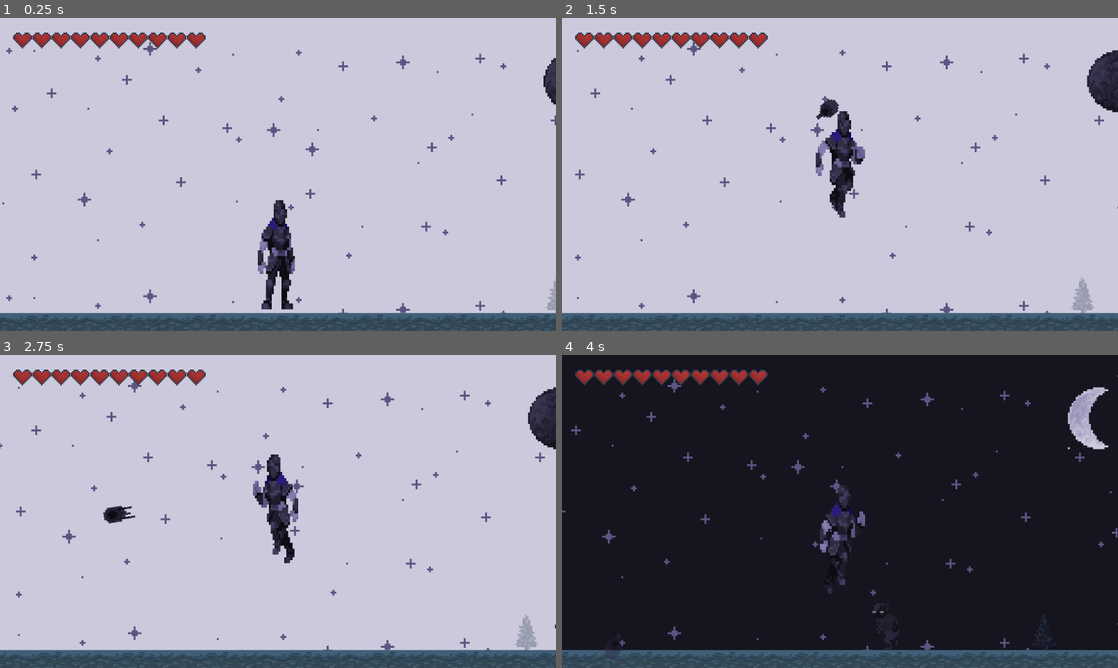
Above: before the commit, frames 1-4 (two rows, left to right).
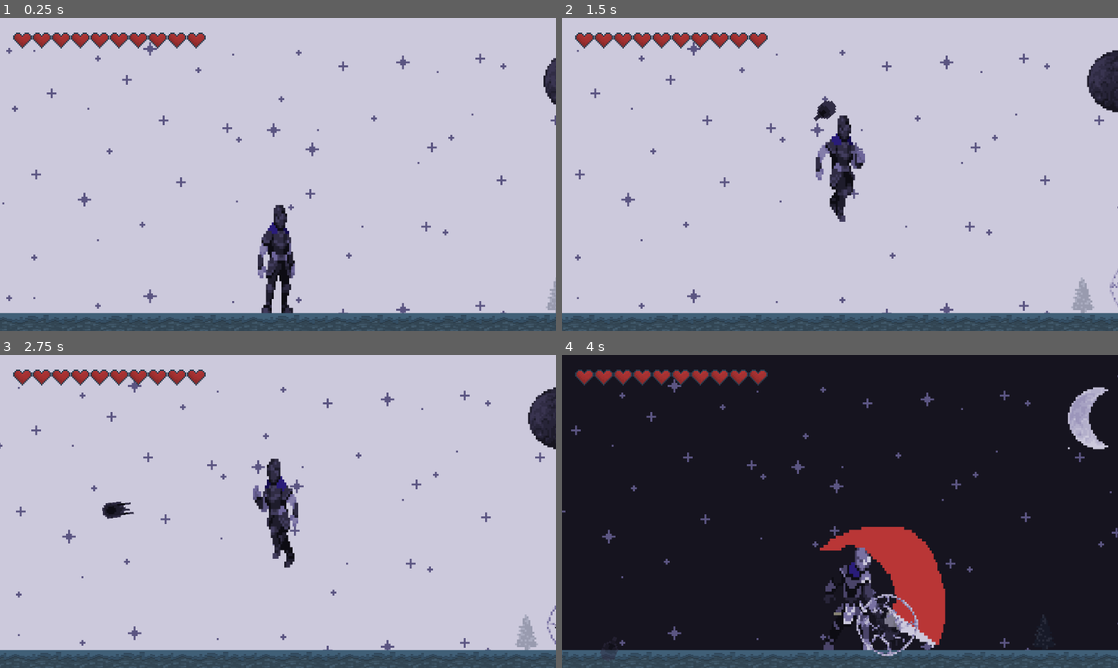
Above: after the commit, the same moments.

Repository: hugoc7/AbyssGameJam
Game: Godot game, scene res://levels/Level_Designtest.tscn
Two runs of this game, one before a commit and one after it. Both use one fixed random seed, a clock stepped at 60 frames per second and the inputs below. This scene is started directly instead of the project's main scene.
Inputs (mouse positions are in pixels of both pictures, inside the frame that each line leads up to):
- Up to frame 1 (0.25 s): no input
- Up to frame 2 (1.5 s): move the mouse to (962, 158) at 0.52 s; hold Right mouse button (attack_range) 0.53-1.28 s; hold D (move_right) from 0.53 s (still down); tap W (jump) at 0.77, 0.8, 1.07, 1.35 s; move the mouse to (728, 190) at 1.27 s
- Up to frame 3 (2.75 s): tap W (jump) at 1.52, 1.82, 2.3 s; right-click (166, 527) at 1.55 s; move the mouse to (333, 442) at 2.02 s; release D (move_right) at 2.03 s; hold A (move_left) from 2.03 s (still down); hold Right mouse button (attack_range) from 2.03 s (still down)
- Up to frame 4 (4 s): move the mouse to (812, 574) at 2.77 s; release A (move_left) at 2.78 s; release Right mouse button (attack_range) at 2.78 s; hold D (move_right) from 2.78 s (still down); click (812, 574) at 2.85 s; tap W (jump) at 3.02, 3.32, 3.77, 3.8 s; right-click (812, 574) at 3.05 s; move the mouse to (1006, 558) at 3.52 s; tap Space (switch_level_color) at 3.6 s

The runs differ from the first frame. In frame 1, 0.9% of the frame differs, in the area x 46-54%, y 58-95%; in frame 2, 1.0%; in frame 3, 1.2%; in frame 4, 5.9%, in the area x 6-84%, y 41-98%.

Commit message:
Fix some bugs + Push Shield

Diff:
--- /dev/null
+++ b/enemy/Shield/Animations/Shield_SpriteFrame.tres
@@ -0,0 +1,155 @@
+[gd_resource type="SpriteFrames" load_steps=23 format=3 uid="uid://bw87b6nxo3alb"]
+
+[ext_resource type="Texture2D" uid="uid://bp055qfiehuo" path="res://enemy/Shield/Animations/Shield_Noir_Explosion.png" id="1_1istv"]
+[ext_resource type="Texture2D" uid="uid://2rfim6aes8rq" path="res://enemy/Shield/Animations/Shield_Blanc_Explosion.png" id="2_7yjc4"]
+[ext_resource type="Texture2D" uid="uid://djxiwim5bl0vf" path="res://enemy/Shield/Animations/Shield_Noir_Loop.png" id="3_nfqjl"]
+[ext_resource type="Texture2D" uid="uid://oq1n1leu74km" path="res://enemy/Shield/Animations/Shield_Blanc_Loop.png" id="4_enj1t"]
+
+[sub_resource type="AtlasTexture" id="AtlasTexture_bggrp"]
+atlas = ExtResource("1_1istv")
+region = Rect2(0, 0, 32, 32)
+
+[sub_resource type="AtlasTexture" id="AtlasTexture_2oq3b"]
+atlas = ExtResource("1_1istv")
+region = Rect2(32, 0, 32, 32)
+
+[sub_resource type="AtlasTexture" id="AtlasTexture_61wlo"]
+atlas = ExtResource("1_1istv")
+region = Rect2(64, 0, 32, 32)
+
+[sub_resource type="AtlasTexture" id="AtlasTexture_frey7"]
+atlas = ExtResource("1_1istv")
+region = Rect2(96, 0, 32, 32)
+
+[sub_resource type="AtlasTexture" id="AtlasTexture_jns5b"]
+atlas = ExtResource("1_1istv")
+region = Rect2(128, 0, 32, 32)
+
+[sub_resource type="AtlasTexture" id="AtlasTexture_aophn"]
+atlas = ExtResource("2_7yjc4")
+region = Rect2(0, 0, 32, 32)
+
+[sub_resource type="AtlasTexture" id="AtlasTexture_nvnx8"]
+atlas = ExtResource("2_7yjc4")
+region = Rect2(32, 0, 32, 32)
+
+[sub_resource type="AtlasTexture" id="AtlasTexture_nipnt"]
+atlas = ExtResource("2_7yjc4")
+region = Rect2(64, 0, 32, 32)
+
+[sub_resource type="AtlasTexture" id="AtlasTexture_vortv"]
+atlas = ExtResource("2_7yjc4")
+region = Rect2(96, 0, 32, 32)
+
+[sub_resource type="AtlasTexture" id="AtlasTexture_caog1"]
+atlas = ExtResource("2_7yjc4")
+region = Rect2(128, 0, 32, 32)
+
+[sub_resource type="AtlasTexture" id="AtlasTexture_wwwst"]
+atlas = ExtResource("3_nfqjl")
+region = Rect2(0, 0, 32, 32)
+
+[sub_resource type="AtlasTexture" id="AtlasTexture_sl8ew"]
+atlas = ExtResource("3_nfqjl")
+region = Rect2(32, 0, 32, 32)
+
+[sub_resource type="AtlasTexture" id="AtlasTexture_2a6bg"]
+atlas = ExtResource("3_nfqjl")
+region = Rect2(64, 0, 32, 32)
+
+[sub_resource type="AtlasTexture" id="AtlasTexture_4i3ia"]
+atlas = ExtResource("3_nfqjl")
+region = Rect2(96, 0, 32, 32)
+
+[sub_resource type="AtlasTexture" id="AtlasTexture_mvyyi"]
+atlas = ExtResource("4_enj1t")
+region = Rect2(0, 0, 32, 32)
+
+[sub_resource type="AtlasTexture" id="AtlasTexture_7wcno"]
+atlas = ExtResource("4_enj1t")
+region = Rect2(32, 0, 32, 32)
+
+[sub_resource type="AtlasTexture" id="AtlasTexture_51wge"]
+atlas = ExtResource("4_enj1t")
+region = Rect2(64, 0, 32, 32)
+
+[sub_resource type="AtlasTexture" id="AtlasTexture_nnjrb"]
+atlas = ExtResource("4_enj1t")
+region = Rect2(96, 0, 32, 32)
+
+[resource]
+animations = [{
+"frames": [{
+"duration": 1.0,
+"texture": SubResource("AtlasTexture_bggrp")
+}, {
+"duration": 1.0,
+"texture": SubResource("AtlasTexture_2oq3b")
+}, {
+"duration": 1.0,
+"texture": SubResource("AtlasTexture_61wlo")
+}, {
+"duration": 1.0,
+"texture": SubResource("AtlasTexture_frey7")
+}, {
+"duration": 1.0,
+"texture": SubResource("AtlasTexture_jns5b")
+}],
+"loop": true,
+"name": &"explosion_black",
+"speed": 5.0
+}, {
+"frames": [{
+"duration": 1.0,
+"texture": SubResource("AtlasTexture_aophn")
+}, {
+"duration": 1.0,
+"texture": SubResource("AtlasTexture_nvnx8")
+}, {
+"duration": 1.0,
+"texture": SubResource("AtlasTexture_nipnt")
+}, {
+"duration": 1.0,
+"texture": SubResource("AtlasTexture_vortv")
+}, {
+"duration": 1.0,
+"texture": SubResource("AtlasTexture_caog1")
+}],
+"loop": true,
+"name": &"explosion_white",
+"speed": 5.0
+}, {
+"frames": [{
+"duration": 1.0,
+"texture": SubResource("AtlasTexture_wwwst")
+}, {
+"duration": 1.0,
+"texture": SubResource("AtlasTexture_sl8ew")
+}, {
+"duration": 1.0,
+"texture": SubResource("AtlasTexture_2a6bg")
+}, {
+"duration": 1.0,
+"texture": SubResource("AtlasTexture_4i3ia")
+}],
+"loop": true,
+"name": &"loop_black",
+"speed": 5.0
+}, {
+"frames": [{
+"duration": 1.0,
+"texture": SubResource("AtlasTexture_mvyyi")
+}, {
+"duration": 1.0,
+"texture": SubResource("AtlasTexture_7wcno")
+}, {
+"duration": 1.0,
+"texture": SubResource("AtlasTexture_51wge")
+}, {
+"duration": 1.0,
+"texture": SubResource("AtlasTexture_nnjrb")
+}],
+"loop": true,
+"name": &"loop_white",
+"speed": 5.0
+}]
--- /dev/null
+++ b/enemy/Shield/SFX/Shield_Blocked_SFX.tres
@@ -0,0 +1,14 @@
+[gd_resource type="AudioStreamRandomizer" load_steps=4 format=3 uid="uid://p0kyou56vhig"]
+
+[ext_resource type="AudioStream" uid="uid://bv3bdap3lk137" path="res://enemy/Shield/SFX/Shield_BlockedAttackSFX1.wav" id="1_3kl3n"]
+[ext_resource type="AudioStream" uid="uid://136amh2cnclu" path="res://enemy/Shield/SFX/Shield_BlockedAttackSFX2.wav" id="2_3ya0u"]
+[ext_resource type="AudioStream" uid="uid://n52fs0ldp4s1" path="res://enemy/Shield/SFX/Shield_BlockedAttackSFX3.wav" id="3_cdo0x"]
+
+[resource]
+streams_count = 3
+stream_0/stream = ExtResource("1_3kl3n")
+stream_0/weight = 1.0
+stream_1/stream = ExtResource("2_3ya0u")
+stream_1/weight = 1.0
+stream_2/stream = ExtResource("3_cdo0x")
+stream_2/weight = 1.0
--- /dev/null
+++ b/enemy/Shield/Shield.gd
@@ -0,0 +1,56 @@
+extends Node2D
+
+var color_as_text = "white"
+var enabled : bool = false
+var shieldhealth = 10
+
+var Owner : Node
+
+var is_exploding = false
+
+
+func _create_shield(health : int, color : Enums.LightColor):
+	Level.Game_Manager.level_color_state_changed.connect(_on_background_color_changed)
+	enabled = true
+	match color:
+		Enums.LightColor.WHITE:
+			color_as_text = "white"
+		Enums.LightColor.BLACK:
+			color_as_text = "black"
+	shieldhealth = health
+	$Sprite.visible = true
+	set_animation("loop")
+	$Sprite.play()
+
+func take_damage(damage : int):
+	shieldhealth -= damage
+	if shieldhealth <= 0:
+		_shield_destroy()
+
+func set_animation(anim: String):
+	$Sprite.animation = anim + "_" + color_as_text
+
+func _shield_destroy():
+	enabled = false
+	is_exploding = true
+	$Shield_Destroyed_SFX.play()
+	set_animation("explosion")
+
+func _on_background_color_changed(bkg_color: Enums.LightColor):
+	match bkg_color:
+		Enums.LightColor.BLACK:
+			_change_color("black")
+		Enums.LightColor.WHITE:
+			_change_color("white")
+
+func _change_color(color : String):
+	if color == color_as_text:
+		$Sprite.self_modulate.a = 0.5
+	else:
+		$Sprite.self_modulate.a = 1
+
+
+func _on_sprite_animation_looped():
+	if is_exploding:
+		$Sprite.visible = false
+		$Sprite.stop()
--- /dev/null
+++ b/enemy/Shield/Shield.tscn
@@ -0,0 +1,19 @@
+[gd_scene load_steps=4 format=3 uid="uid://b1q47a4hjg4jq"]
+
+[ext_resource type="Script" path="res://enemy/Shield/Shield.gd" id="1_adk4x"]
+[ext_resource type="SpriteFrames" uid="uid://bw87b6nxo3alb" path="res://enemy/Shield/Animations/Shield_SpriteFrame.tres" id="2_igs33"]
+[ext_resource type="AudioStream" uid="uid://3r1gkjwn0lsx" path="res://enemy/Shield/SFX/Shield_ExplosionSFX.wav" id="3_0evub"]
+
+[node name="Shield" type="Node2D"]
+script = ExtResource("1_adk4x")
+
+[node name="Sprite" type="AnimatedSprite2D" parent="."]
+visible = false
+sprite_frames = ExtResource("2_igs33")
+animation = &"loop_black"
+
+[node name="Shield_Destroyed_SFX" type="AudioStreamPlayer2D" parent="."]
+stream = ExtResource("3_0evub")
+volume_db = 10.0
+
+[connection signal="animation_looped" from="Sprite" to="." method="_on_sprite_animation_looped"]
--- a/enemy/contact/enemy_contact.gd
+++ b/enemy/contact/enemy_contact.gd
@@ -12,6 +12,9 @@
 @export var damage : int = 10
 @export var attack_range : float = 200
 @export var life = 20
+@export var shielded = false
+@export var shield_health = 10
+@export var shield_color = Enums.LightColor.WHITE
 @export var die_vfx : PackedScene
 
 var is_in_cooldown = false
@@ -20,6 +23,7 @@
 var is_attacked = false
 var color_as_text = "white"
 @onready var sprite : AnimatedSprite2D = $Sprite
+@onready var shield = $Shield
 
 func take_damage(damage_taken: int):
 	if is_dying:
@@ -56,10 +60,12 @@
 		set_process(false)
 		return
 
+	if shielded:
+		shield._create_shield(shield_health, shield_color)
+
 	sprite.play(sprite.animation)
 	$CooldownTimer.timeout.connect(_on_cooldown_timeout)
 	$AttackTimer.timeout.connect(_attack_player)
-
 
 func _on_background_color_changed(bkg_color: Enums.LightColor):
 	match bkg_color:
--- a/enemy/contact/enemy_contact.tscn
+++ b/enemy/contact/enemy_contact.tscn
@@ -17,6 +17,7 @@
 [ext_resource type="AudioStream" uid="uid://d0qhw2db81mnm" path="res://enemy/contact/SFX/Zombie_DeathSFX.tres" id="15_eqqxh"]
 [ext_resource type="AudioStream" uid="uid://q5phd7r6pldm" path="res://enemy/contact/SFX/Zombie_HitSFX.tres" id="16_j4rv1"]
 [ext_resource type="AudioStream" uid="uid://8a43a8tg3dmk" path="res://enemy/contact/SFX/Zombie_EffortSFX.tres" id="16_mieio"]
+[ext_resource type="PackedScene" uid="uid://b1q47a4hjg4jq" path="res://enemy/Shield/Shield.tscn" id="18_wa0yc"]
 
 [sub_resource type="Gradient" id="Gradient_auxh5"]
 colors = PackedColorArray(1, 1, 0.317647, 1, 0, 0, 0, 1)
@@ -547,6 +548,9 @@
 white_texture = ExtResource("4_a1kmb")
 black_texture = ExtResource("3_gj8y7")
 life = 10
+shielded = null
+shield_health = null
+shield_color = null
 die_vfx = ExtResource("4_wrjxc")
 
 [node name="PointLight2D" type="PointLight2D" parent="."]
@@ -561,11 +565,6 @@
 position = Vector2(0, 14)
 shape = SubResource("CapsuleShape2D_okoi0")
 
-[node name="Sprite" type="AnimatedSprite2D" parent="."]
-scale = Vector2(4, 4)
-sprite_frames = SubResource("SpriteFrames_xi85a")
-animation = &"atk_black"
-
 [node name="CooldownTimer" type="Timer" parent="."]
 one_shot = true
 
@@ -584,4 +583,14 @@
 
 [node name="AttackedTimer" type="Timer" parent="."]
 
+[node name="Sprite" type="AnimatedSprite2D" parent="."]
+self_modulate = Color(1, 1, 1, 0.5)
+scale = Vector2(4, 4)
+sprite_frames = SubResource("SpriteFrames_xi85a")
+animation = &"idle_white"
+
+[node name="Shield" parent="." instance=ExtResource("18_wa0yc")]
+position = Vector2(-1, 13)
+scale = Vector2(4, 4)
+
 [connection signal="animation_looped" from="Sprite" to="." method="_on_sprite_animation_loop"]
--- a/game_manager/game_manager.gd
+++ b/game_manager/game_manager.gd
@@ -25,11 +25,13 @@
 	#$ParallaxBackground/ParallaxLayer/Background.update_color(level_color_state)
 	emit_signal("level_color_state_changed", level_color_state)
 
+func _init():
+	Level.Game_Manager = self
+
 func _ready():
 	for enemy in $Enemy.get_children():
 		level_color_state_changed.connect(enemy._on_background_color_changed)
 	$Player.life_changed.connect(_on_life_changed)
-	Level.Game_Manager = self
 
 
 func _on_life_changed(life: int):
--- a/levels/Level_Designtest.tscn
+++ b/levels/Level_Designtest.tscn
@@ -25,7 +25,6 @@
 
 [node name="HUgo" type="Node2D"]
 script = ExtResource("1_dhjyw")
-world_rect = null
 main_menu = ExtResource("2_7e8bt")
 
 [node name="ParallaxBackground" type="ParallaxBackground" parent="."]
@@ -173,6 +172,9 @@
 player = NodePath("../../Player")
 attack_range = 100.0
 life = 20
+shielded = true
+shield_health = 10
+shield_color = 0
 
 [node name="EnemyContact4" parent="Enemy" node_paths=PackedStringArray("player") instance=ExtResource("8_wx56g")]
 position = Vector2(1976, 531)
@@ -219,4 +221,5 @@
 region_enabled = true
 region_rect = Rect2(-846.862, 0, 1420.86, 32)
 
+[connection signal="level_color_state_changed" from="." to="Player" method="_on_background_color_changed"]
 [connection signal="life_changed" from="Player" to="HUD" method="_on_player_life_changed"]
--- a/levels/level1.tscn
+++ b/levels/level1.tscn
@@ -17,7 +17,6 @@
 
 [node name="Level" type="Node2D"]
 script = ExtResource("1_et40t")
-world_rect = null
 
 [node name="PlayerSpawn" type="Marker2D" parent="."]
 position = Vector2(120, 390)
@@ -47,10 +46,16 @@
 [node name="EnemyContact" parent="Enemy" instance=ExtResource("5_mowys")]
 position = Vector2(843, 262)
 life = 200
+shielded = null
+shield_health = null
+shield_color = null
 
 [node name="EnemyContact2" parent="Enemy" instance=ExtResource("5_mowys")]
 position = Vector2(518, 307)
 color = 1
+shielded = null
+shield_health = null
+shield_color = null
 
 [node name="HUD" parent="." instance=ExtResource("7_vfnx0")]
 
--- a/player/player.gd
+++ b/player/player.gd
@@ -30,7 +30,10 @@
 func take_damage(damage: int):
 	if state == DYING:
 		return
-	life -= damage
+
+	if not is_invincible:
+		life -= damage
+
 	if life < 0:
 		life = 0
 		state = DYING
@@ -49,13 +52,22 @@
 	$EffortSFX.play()
 	if other_areas.is_empty():
 		$SwordMissSound.play()
-	else:
-		$SwordHitSound.play()
+
 
 	for area in other_areas:
 		if area.has_method("take_damage"):
-			if area.color_as_text == color_as_text :
+			if area.has_node("Shield"):
+				if area.shield.enabled == true:
+					if area.shield.color_as_text == color_as_text:
+						area.shield.take_damage(damage)
+					else:
+						$ShieldHitSFX.play()
+				elif area.color_as_text == color_as_text :
+					area.take_damage(damage)
+					$SwordHitSound.play()
+			elif area.color_as_text == color_as_text :
 				area.take_damage(damage)
+				$SwordHitSound.play()
 
 func range_attack():
 	var fireball_instance : Projectile = fireball.instantiate()
--- a/player/player.tscn
+++ b/player/player.tscn
@@ -19,6 +19,7 @@
 [ext_resource type="AudioStream" uid="uid://s4rq5kdjho0g" path="res://player/sound/Character_DeathSFX.wav" id="16_x4a8t"]
 [ext_resource type="AudioStream" uid="uid://ciu74snxcg8ok" path="res://player/sound/Character_EffortSFX.tres" id="17_rfjf8"]
 [ext_resource type="AudioStream" uid="uid://g6qm4s3atdvn" path="res://player/sound/Character_HitSFX.tres" id="18_papte"]
+[ext_resource type="AudioStream" uid="uid://p0kyou56vhig" path="res://enemy/Shield/SFX/Shield_Blocked_SFX.tres" id="20_3tpcg"]
 
 [sub_resource type="Gradient" id="Gradient_o247o"]
 colors = PackedColorArray(1, 1, 0.317647, 1, 0, 0, 0, 1)
@@ -727,7 +728,7 @@
 }]
 
 [sub_resource type="RectangleShape2D" id="RectangleShape2D_7urbb"]
-size = Vector2(282.418, 171)
+size = Vector2(273.339, 218)
 
 [node name="Player" type="CharacterBody2D"]
 collision_mask = 12
@@ -743,7 +744,7 @@
 height = 100.0
 
 [node name="CollisionShape2D" type="CollisionShape2D" parent="."]
-position = Vector2(-1, 0)
+position = Vector2(0, -9)
 shape = SubResource("CapsuleShape2D_2jslw")
 
 [node name="Body" type="Node2D" parent="."]
@@ -755,7 +756,8 @@
 position = Vector2(133, -88)
 scale = Vector2(4.0625, 6.09375)
 sprite_frames = SubResource("SpriteFrames_ayksq")
-animation = &"hit_black"
+animation = &"atk_black"
+frame = 1
 
 [node name="AttackArea" type="Area2D" parent="Body"]
 scale = Vector2(0.490234, 1)
@@ -763,7 +765,7 @@
 collision_mask = 4
 
 [node name="CollisionShape2D" type="CollisionShape2D" parent="Body/AttackArea"]
-position = Vector2(193.325, -2.5)
+position = Vector2(291.698, -11)
 shape = SubResource("RectangleShape2D_7urbb")
 
 [node name="ShortAttackTimer" type="Timer" parent="."]
@@ -794,4 +796,8 @@
 [node name="HitSFX" type="AudioStreamPlayer" parent="."]
 stream = ExtResource("18_papte")
 
+[node name="ShieldHitSFX" type="AudioStreamPlayer2D" parent="."]
+stream = ExtResource("20_3tpcg")
+volume_db = 10.0
+
 [connection signal="timeout" from="InvincibilityTimer" to="." method="_on_invincibility_timer_timeout"]
Binary file added: enemy/Shield/Animations/Shield_Blanc_Explosion.png
Not shown, added: enemy/Shield/Animations/Shield_Blanc_Explosion.png.import
Binary file added: enemy/Shield/Animations/Shield_Blanc_Loop.png
Not shown, added: enemy/Shield/Animations/Shield_Blanc_Loop.png.import
Binary file added: enemy/Shield/Animations/Shield_Noir_Explosion.png
Not shown, added: enemy/Shield/Animations/Shield_Noir_Explosion.png.import
Binary file added: enemy/Shield/Animations/Shield_Noir_Loop.png
Not shown, added: enemy/Shield/Animations/Shield_Noir_Loop.png.import
Not shown, added: enemy/Shield/SFX/Shield_BlockedAttackSFX1.wav.import
Not shown, added: enemy/Shield/SFX/Shield_BlockedAttackSFX2.wav.import
Not shown, added: enemy/Shield/SFX/Shield_BlockedAttackSFX3.wav.import
Not shown, added: enemy/Shield/SFX/Shield_ExplosionSFX.wav.import
(and 6 more such lines)
